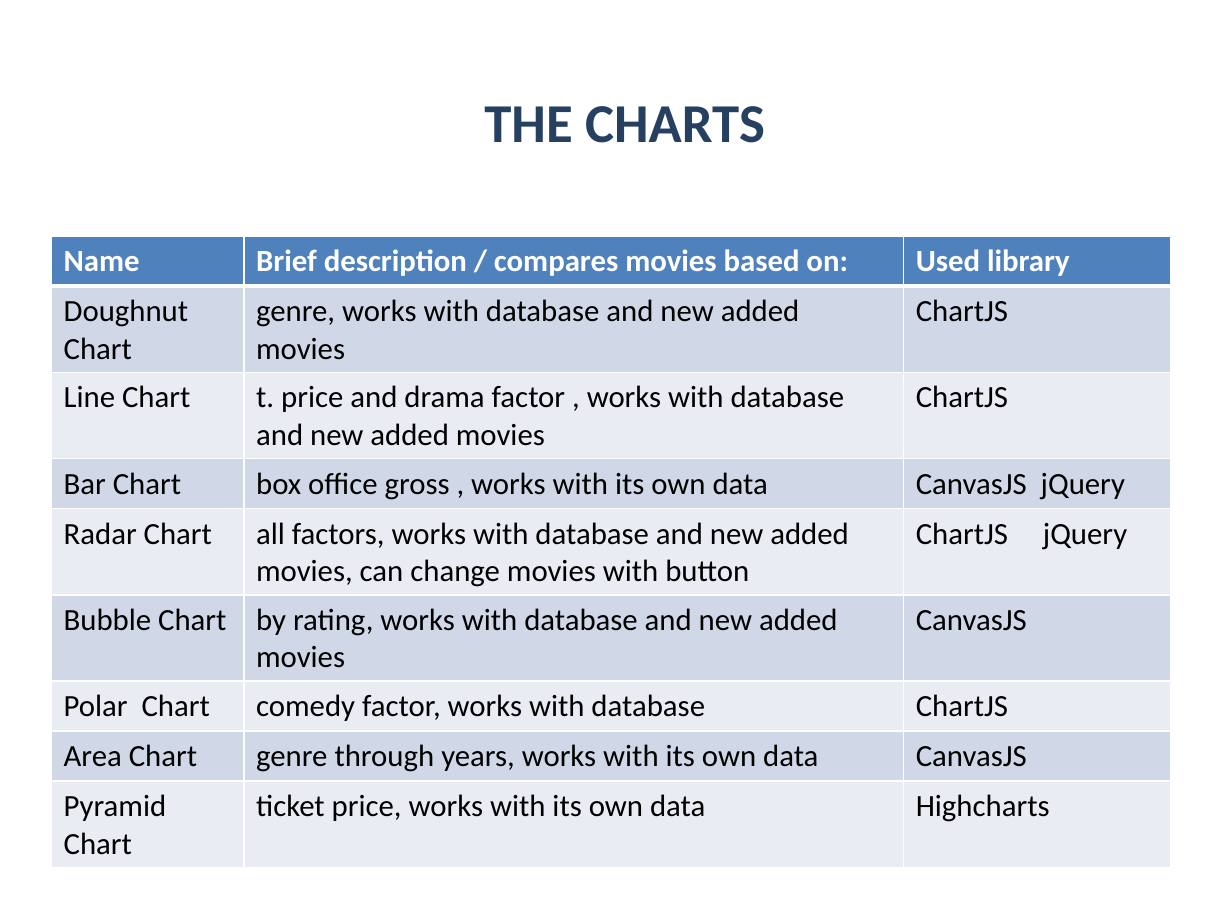
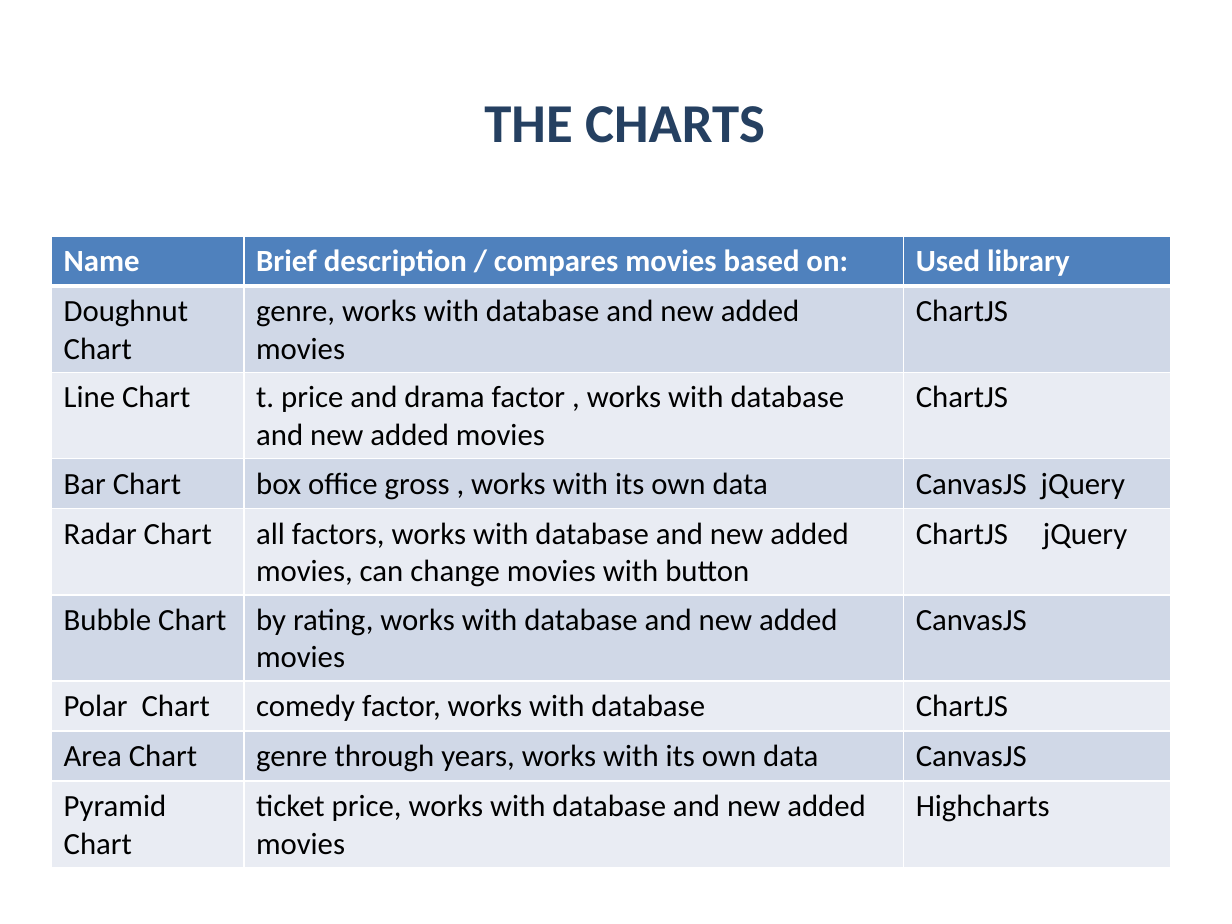
Before and after one commit to Acrelion/JS-Teamwork-Mandarine, a slide deck: slide 5 of Project Documentation/Presentation Mandarine.pptx. Drawn at 1232x924 pixels with LibreOffice and Linux fonts; fonts in the diff are those of the drawing; background and template pictures are left out. Boxes give left, top, right and bottom in pixels: in the first picture for what was removed or moved away, otherwise in the second. Text is boxed around its words. In the diff, an @@ line names an element or a change of style, - is before the commit and + after.

Commit message:
Presentation is updated with pyramid chart

```diff
--- a/Project Documentation/Presentation Mandarine.pptx
+++ b/Project Documentation/Presentation Mandarine.pptx
@@ table at (x1=52, y1=237, x2=1170, y2=867) @@
-row 9, column 2: ticket price, works with its own data
+row 9, column 2: ticket price, works with database and new added movies
```
